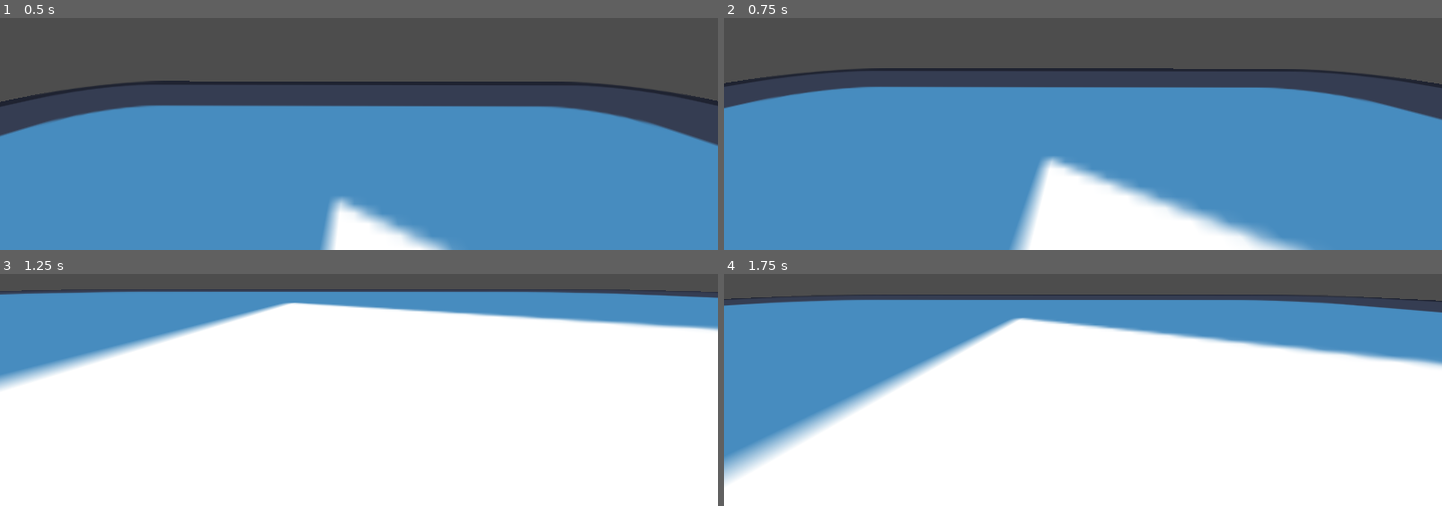
Above: before the commit, frames 1-4 (two rows, left to right).
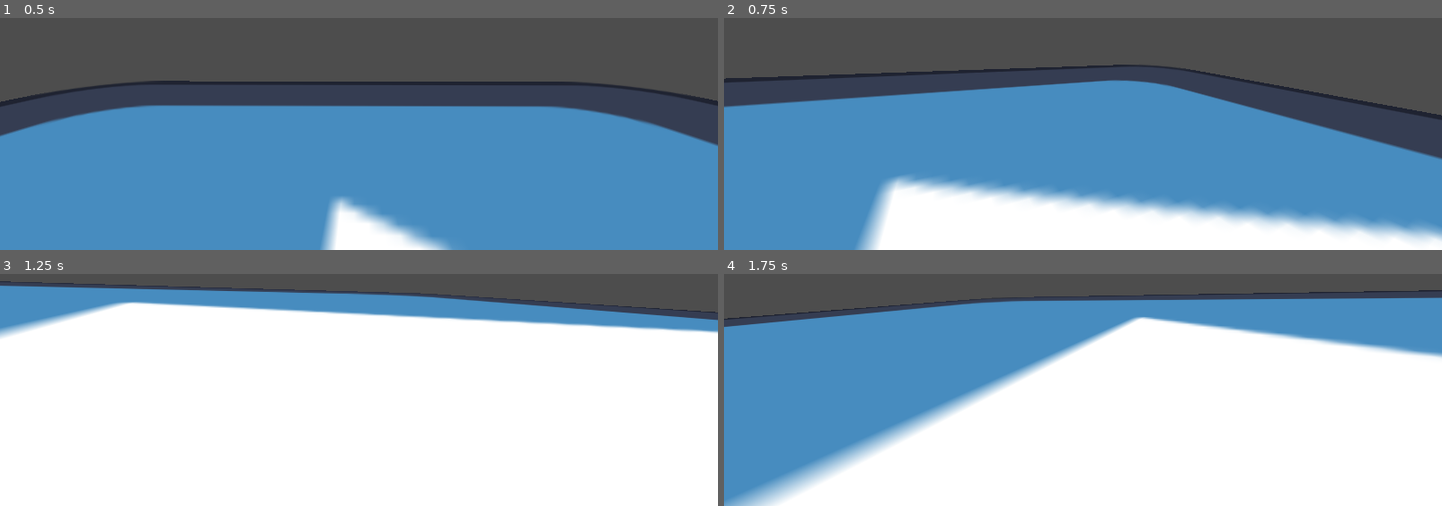
Above: after the commit, the same moments.

Repository: stoyse/Diddy-Neighborhood
Game: Godot game, scene res://world.tscn
The game is run twice, just before and just after one commit, with the same random seed, the same clock (stepped at 60 frames per second) and the same inputs. The engine's default icon, where the game draws it, is replaced by a stand-in: a white triangle on a blue panel in a dark square.
Inputs (mouse positions are in pixels of both pictures, inside the frame that each line leads up to):
- Up to frame 1 (0.5 s): no input
- Up to frame 2 (0.75 s): move the mouse to (1240, 29) at 0.52 s; hold D (move_right) from 0.53 s (still down)
- Up to frame 3 (1.25 s): keep holding D (move_right); tap Space (jump) at 0.77 s
- Up to frame 4 (1.75 s): move the mouse to (939, 325) at 1.27 s; release D (move_right) at 1.28 s; hold S (move_backward) from 1.28 s (still down); tap Space (jump) at 1.52 s

Frame 1 is identical in both runs. In frame 2, 22% of the frame differs, in the area x 0-100%, y 20-100%; in frame 3, 13%; in frame 4, 20%.

Commit message:
u can now move the screen

Diff:
--- a/neighborhood-game/player.gd
+++ b/neighborhood-game/player.gd
@@ -3,11 +3,24 @@
 @export var speed := 5.0
 @export var jump_velocity := 8.0
 @export var gravity := 20.0
+@export var mouse_sensitivity := 0.002
+
+var head: Node3D
+var pitch := 0.0
+
+func _ready() -> void:
+	head = $Head
+	Input.set_mouse_mode(Input.MOUSE_MODE_CAPTURED)
+
+func _input(event: InputEvent) -> void:
+	if event is InputEventMouseMotion:
+		rotate_y(-event.relative.x * mouse_sensitivity)
+		pitch = clamp(pitch - event.relative.y * mouse_sensitivity, deg_to_rad(-89), deg_to_rad(89))
+		head.rotation.x = pitch
 
 func _physics_process(delta: float) -> void:
 	var direction = Vector3.ZERO
 
-	# Get input direction
 	if Input.is_action_pressed("move_forward"):
 		direction -= transform.basis.z
 	if Input.is_action_pressed("move_backward"):
@@ -19,15 +32,12 @@
 
 	direction = direction.normalized()
 
-	# Apply movement
 	velocity.x = direction.x * speed
 	velocity.z = direction.z * speed
 
-	# Apply gravity
 	if not is_on_floor():
 		velocity.y -= gravity * delta
 
-	# Jump
 	if is_on_floor() and Input.is_action_just_pressed("jump"):
 		velocity.y = jump_velocity
 
--- a/neighborhood-game/player.tscn
+++ b/neighborhood-game/player.tscn
@@ -7,7 +7,7 @@
 [node name="player" type="CharacterBody3D"]
 script = ExtResource("1_4flbx")
 
-[node name="CollisionShape3D" type="CollisionShape3D" parent="."]
+[node name="Head" type="CollisionShape3D" parent="."]
 shape = SubResource("CapsuleShape3D_onrkg")
 
 [node name="Camera3D" type="Camera3D" parent="."]
